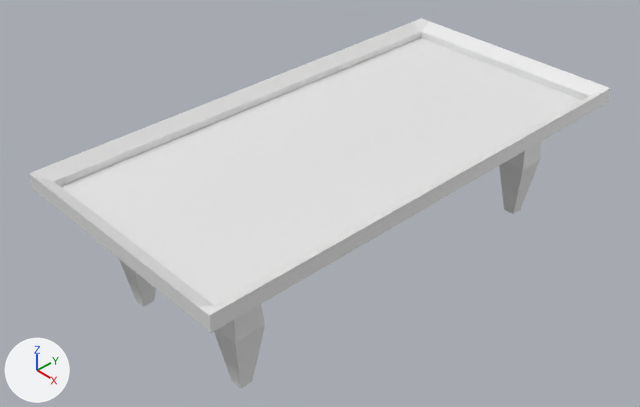
What one commit did to the Blender file src/assets/table.blend.
One viewpoint serves both versions: a 50 mm camera at (16.27, -16.27, 13.17) aimed at (-0.34, -0.64, -2.07). The axes (+X, +Y, +Z) are drawn at lower left. The lights are the same throughout.
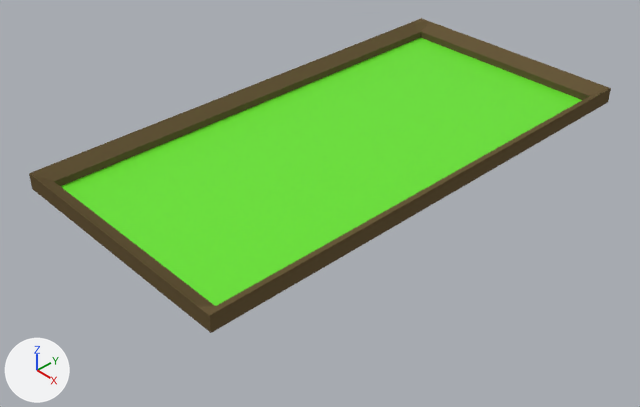
Location of each change, [x1, y1, x2, y2] in pixels of the pictures (640 x 407 px):
'Cube', deleted
    before: [119, 142, 541, 388]
part 1 of me_plane_001, recoloured (white to brown)
    both: [29, 18, 611, 333]
part 2 of me_plane_001, recoloured (white to green)
    both: [60, 38, 582, 306]

The change, as a list of edits to the scene's bpy script:
```text
Add mat_material_004:
    mat_material_004 = principled_material('Material.004')
    mat_material_004.base_color = (0.143, 0.8, 0.0252)  # green #6ae72c
Add mat_material_003:
    mat_material_003 = diffuse_material('Material.003')
    mat_material_003.base_color = (0.138, 0.0976, 0.0452)  # brown #68583c
Change me_plane_001:
    where me_plane_001.from_pydata(...)  # 904 vertices, 850 faces; spans x -1.0..1.0, y -1.0..1.0, z 0.0..0.5
    used by ob_plane; location = (0.0, 0.0, 0.0); scale = (4.0, 8.0, 1.0)
    me_plane_001 part 1: all 306 faces centred in x -1.0..1.0, y -1.0..1.0, z 0.11..0.43 switch from no material to mat_material_003 (brown #68583c)
    me_plane_001 part 2: all 544 faces centred in x -0.84..0.84, y -0.91..0.91, z 0.0 switch from no material to mat_material_004 (green #6ae72c)
Remove ob_cube:
    ob_cube = bpy.data.objects.new('Cube', me_cube_001)
    ob_cube.location = (0.0, 0.0, -0.06)
```
